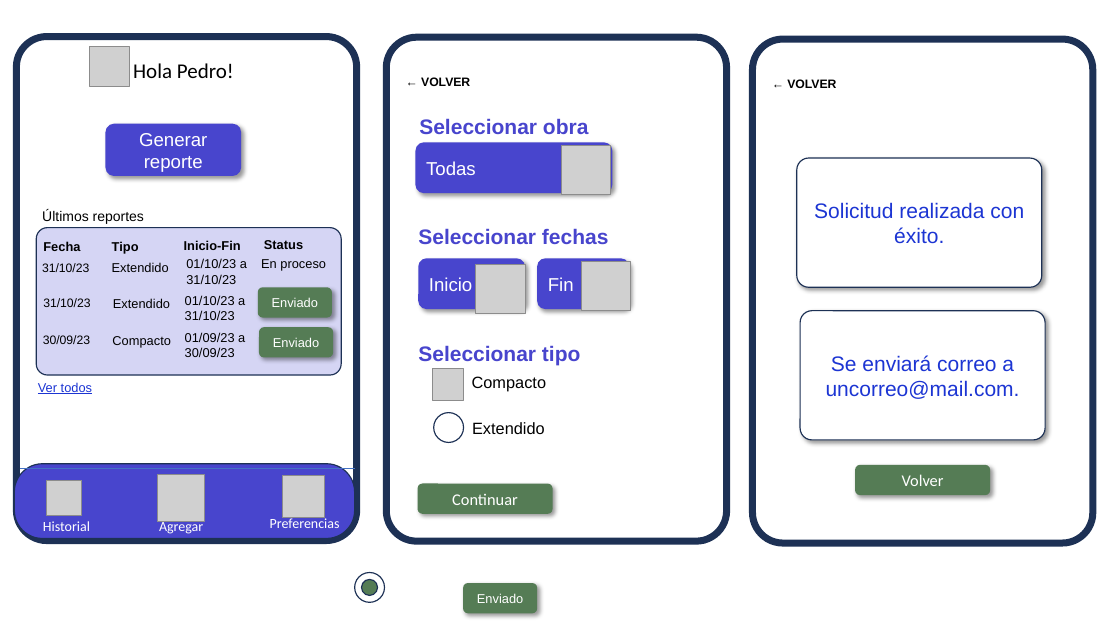
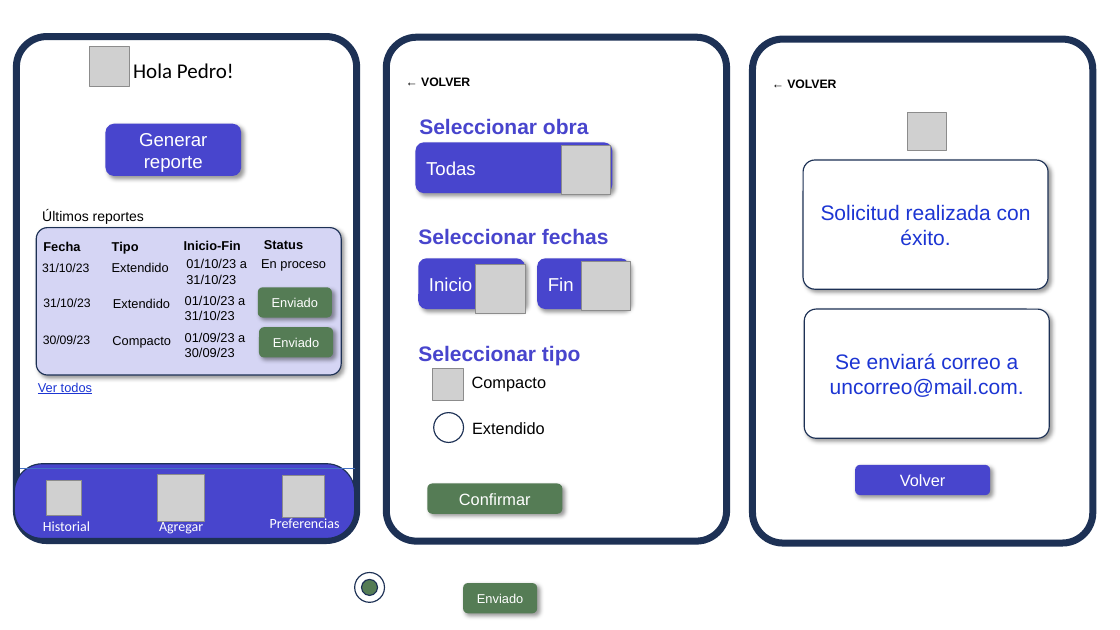
Before and after one commit to sofifernandez/Obligatorio_IS, a slide deck: slide 7 of prototipos.pptx (slide 8 before the commit). Drawn at 1120x630 pixels with LibreOffice and Linux fonts; fonts in the diff are those of the drawing; grey boxes stand for pictures. Boxes give left, top, right and bottom in pixels: in the first picture for what was removed or moved away, otherwise in the second. Text is boxed around its words. In the diff, an @@ line names an element or a change of style, - is before the commit and + after.

```diff
--- a/prototipos.pptx
+++ b/prototipos.pptx
@@ picture added at [907,112,946,150] @@
@@ rounded rectangle "Solicitud realizada con éxito.": place and size @@
-rounded rectangle "Solicitud realizada con éxito." at [797,158,1043,287]
+rounded rectangle "Solicitud realizada con éxito." at [803,160,1049,289]
@@ rounded rectangle at [36,228,341,375]: shadow on @@
@@ rounded rectangle "Se enviará correo a uncorreo@mail.com.": place and size @@
-rounded rectangle "Se enviará correo a uncorreo@mail.com." at [801,311,1046,440]
+rounded rectangle "Se enviará correo a uncorreo@mail.com." at [805,309,1050,439]
@@ rounded rectangle "Volver" at [855,465,991,495]: font Calibri to Arial; fill #557C55 to #4845CD @@
@@ rounded rectangle "Confirmar": place and size @@
-rounded rectangle "Confirmar" at [418,484,553,514]
+rounded rectangle "Confirmar" at [428,484,563,514]
@@ text in rounded rectangle at [459,493,531,505]: text changed; font Calibri to Arial @@
-Continuar
+Confirmar
```
Also in this commit, not shown: 5 other slides changed, 1 slide removed, 1 other file.
